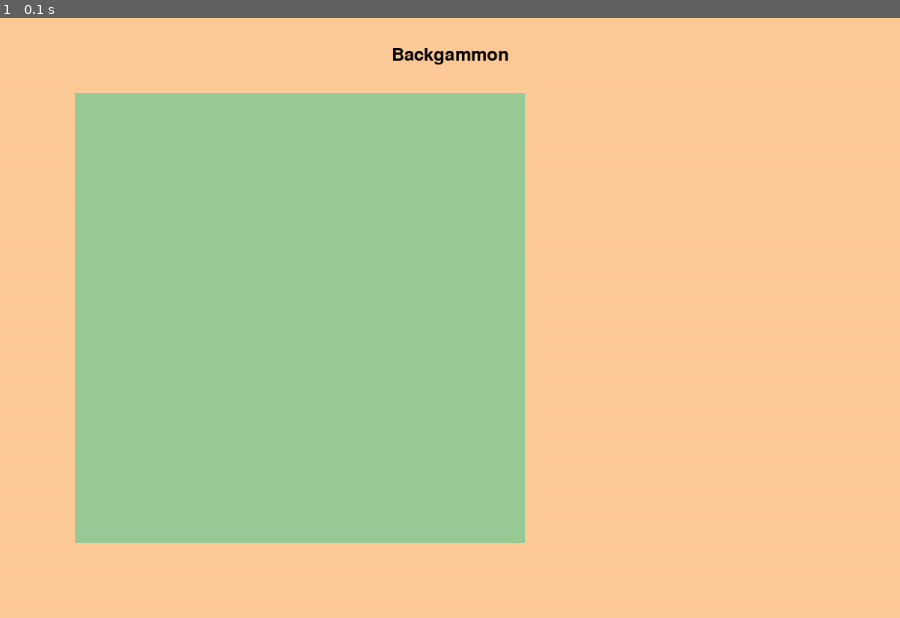
Above: before the commit, frame 1.
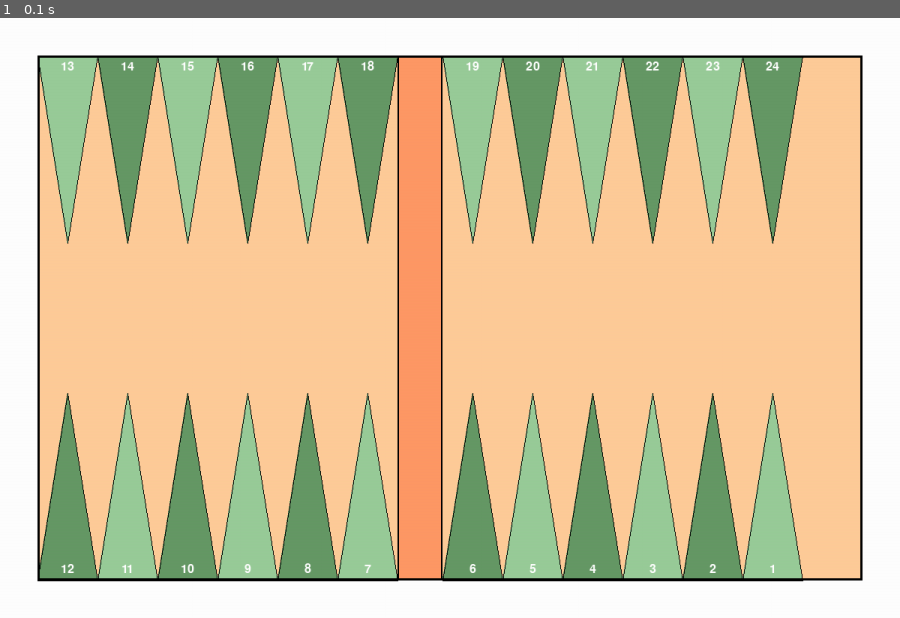
Above: after the commit, the same moment.

Repository: FraughtCoin/backgammon-training
Game: pygame game, started from main.py
Two runs of this game, one before a commit and one after it. Both use one fixed random seed, a clock stepped at 60 frames per second and the inputs below.
Inputs:
- Up to frame 1 (0.1 s): no input

The runs differ from the first frame. In frame 1, 72% of the frame differs, in the area x 0-100%, y 0-100%.

Commit message:
Drew basic board

Diff:
--- a/ui/pygame_ui.py
+++ b/ui/pygame_ui.py
@@ -1,6 +1,6 @@
 import pygame
 import sys
-from typing import Optional
+from typing import Tuple
 from game import BackgammonGame, Player
 
 class PygameUI:
@@ -11,9 +11,19 @@
     WINDOW_WIDTH = 1200
     WINDOW_HEIGHT = 800
 
-    COLOR_BACKGROUND = (255, 204, 153)
+    BOARD_MARGIN = 50
+    BOARD_WIDTH = 1100
+    BOARD_HEIGHT = 700
+
+    LINE_WIDTH = 80
+    LINE_HEIGHT = 250
+    BAR_WIDTH = 60
+
+    COLOR_BACKGROUND = (255, 255, 255)
     COLOR_WHITE = (255, 255, 255)
     COLOR_BLACK = (0, 0, 0)
+    COLOR_BOARD_MARGIN = (255, 153, 102)
+    COLOR_BOARD_BACKGROUND = (255, 204, 153)
     COLOR_BOARD_LIGHT = (153, 204, 153)
     COLOR_BOARD_DARK = (102, 153, 102)
 
@@ -30,6 +40,9 @@
         self.clock = pygame.time.Clock()
         self.game = BackgammonGame()
         self.running = True
+
+        self.board_x = self.BOARD_MARGIN
+        self.board_y = self.BOARD_MARGIN
 
     def handle_events(self):
         """
@@ -47,16 +60,133 @@
 
     def draw(self):
         self.screen.fill(self.COLOR_BACKGROUND)
-
-        pygame.draw.rect(self.screen, self.COLOR_BOARD_LIGHT, (100, 100,
-                                                               600, 600))
-
-        font = pygame.font.Font(None, 36)
-        text = font.render("Backgammon", True, self.COLOR_BLACK)
-        text_rect = text.get_rect(center=(self.WINDOW_WIDTH // 2, 50))
+        self.draw_board()
+        pygame.display.flip()
+
+    def draw_board(self):
+        """
+        Draw the board.
+        """
+        pygame.draw.rect(self.screen, self.COLOR_BOARD_BACKGROUND,
+                         (self.board_x, self.board_y,
+                          self.BOARD_WIDTH, self.BOARD_HEIGHT))
+
+
+        self.draw_lines()
+        self.draw_bar()
+
+        pygame.draw.rect(self.screen, self.COLOR_BLACK,
+                        (self.board_x, self.board_y, self.BOARD_WIDTH, self.BOARD_HEIGHT), 3)
+
+    def draw_lines(self):
+        """
+        Draw all 24 points on the board.
+        """
+        # Top lines (13-24)
+        for i in range(12):
+            point_index = 13 + i
+            x_offset = i * self.LINE_WIDTH
+
+            # Skip the bar space
+            if i >= 6:
+                x_offset += self.BAR_WIDTH
+
+            color = (self.COLOR_BOARD_LIGHT
+                     if i % 2 == 0
+                     else self.COLOR_BOARD_DARK)
+
+            self.draw_triangle_down(
+                self.board_x + x_offset,
+                self.board_y,
+                self.LINE_WIDTH,
+                self.LINE_HEIGHT,
+                color,
+                point_index
+            )
+
+        # Bottom lines (12-1)
+        for i in range(12):
+            point_index = 12 - i
+            x_offset = i * self.LINE_WIDTH
+
+            # Skip the bar space
+            if i >= 6:
+                x_offset += self.BAR_WIDTH
+
+            color = (self.COLOR_BOARD_DARK
+                     if i % 2 == 0
+                     else self.COLOR_BOARD_LIGHT)
+
+            self.draw_triangle_up(
+                self.board_x + x_offset,
+                self.board_y + self.BOARD_HEIGHT,
+                self.LINE_WIDTH,
+                self.LINE_HEIGHT,
+                color,
+                point_index
+            )
+
+    def draw_triangle_down(self, x: int, y: int, width: int, height: int,
+                          color: Tuple[int, int, int], line_num: int):
+        """
+        Draw a triangle pointing down.
+        Args:
+            x: X coordinate of the top-left corner
+            y: Y coordinate of the top-left corner
+            width: width of the triangle base
+            height: height of the triangle
+            color: RGB color tuple
+            line_num: line number
+        """
+        points = [
+            (x, y),
+            (x + width, y),
+            (x + width // 2, y + height)
+        ]
+        pygame.draw.polygon(self.screen, color, points)
+        pygame.draw.polygon(self.screen, self.COLOR_BLACK, points, 1)
+
+        font = pygame.font.Font(None, 24)
+        text = font.render(str(line_num), True, self.COLOR_WHITE)
+        text_rect = text.get_rect(center=(x + width // 2, y + 15))
         self.screen.blit(text, text_rect)
 
-        pygame.display.flip()
+    def draw_triangle_up(self, x: int, y: int, width: int, height: int,
+                        color: Tuple[int, int, int], line_num: int):
+        """
+        Draw a triangle pointing up.
+        Args:
+            x: X coordinate of the bottom-left corner
+            y: Y coordinate of the bottom-left corner
+            width: width of the triangle base
+            height: height of the triangle
+            color: RGB color tuple
+            line_num: line number
+        """
+        points = [
+            (x, y),
+            (x + width, y),
+            (x + width // 2, y - height)
+        ]
+        pygame.draw.polygon(self.screen, color, points)
+        pygame.draw.polygon(self.screen, self.COLOR_BLACK, points, 1)
+
+        font = pygame.font.Font(None, 24)
+        text = font.render(str(line_num ), True, self.COLOR_WHITE)
+        text_rect = text.get_rect(center=(x + width // 2, y - 15))
+        self.screen.blit(text, text_rect)
+
+    def draw_bar(self):
+        """
+        Draw the bar in the middle of the board.
+        """
+        bar_x = self.board_x + (6 * self.LINE_WIDTH)
+        bar_y = self.board_y
+
+        pygame.draw.rect(self.screen, self.COLOR_BOARD_MARGIN,
+                        (bar_x, bar_y, self.BAR_WIDTH, self.BOARD_HEIGHT))
+        pygame.draw.rect(self.screen, self.COLOR_BLACK,
+                        (bar_x, bar_y, self.BAR_WIDTH, self.BOARD_HEIGHT), 2)
 
     def run(self):
         self.game.start_game()
